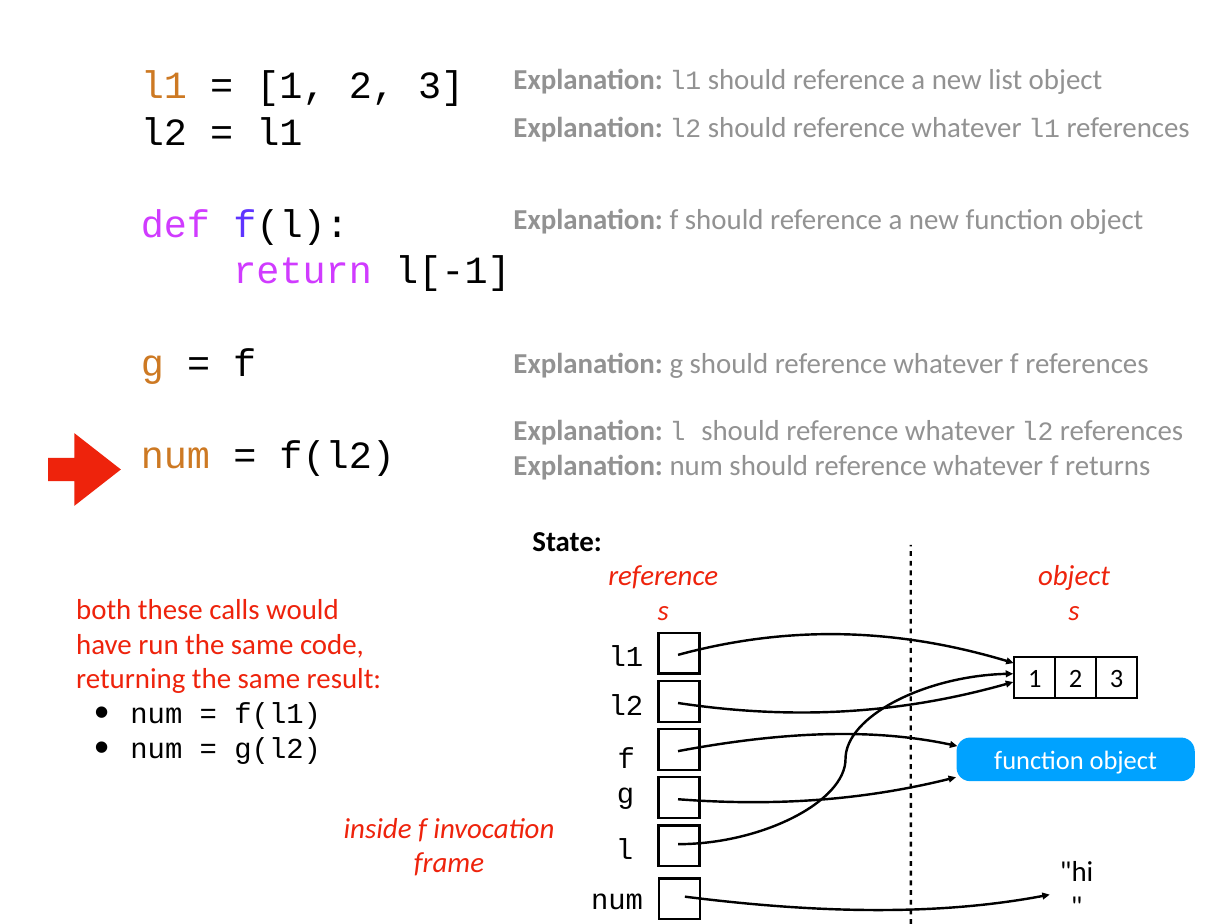
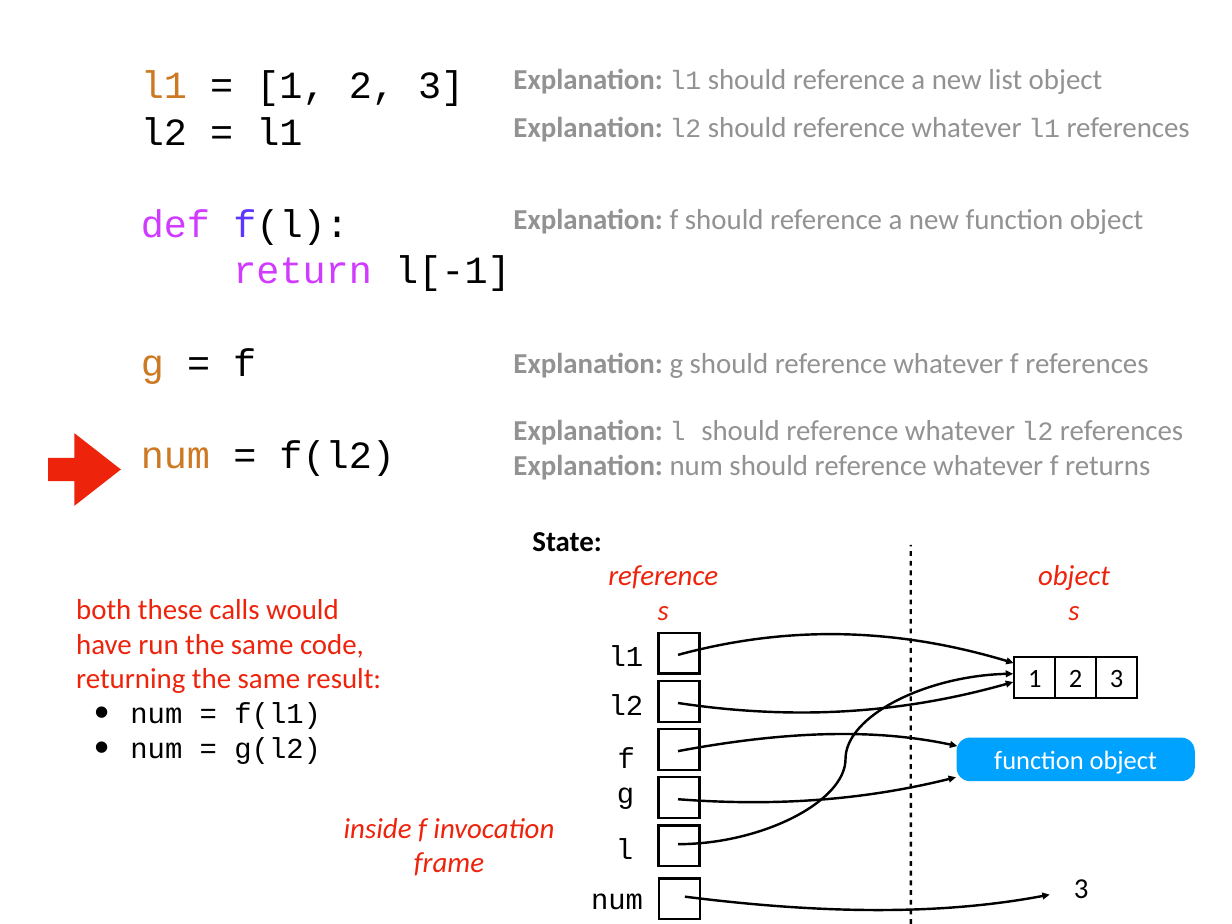
Before and after one commit to tylerharter/caraza-harter-com, a slide deck: slide 16 of tyler/meena/cs220/f21/materials/lec_24_F21.pptx. Drawn at 1232x924 pixels with LibreOffice and Linux fonts; fonts in the diff are those of the drawing. Boxes give left, top, right and bottom in pixels: in the first picture for what was removed or moved away, otherwise in the second. Text is boxed around its words. In the diff, an @@ line names an element or a change of style, - is before the commit and + after.

```diff
--- a/tyler/meena/cs220/f21/materials/lec_24_F21.pptx
+++ b/tyler/meena/cs220/f21/materials/lec_24_F21.pptx
@@ text at (x1=1074, y1=879, x2=1089, y2=899): text changed @@
-"hi"
+3
```
Also in this commit, not shown: 1 other slide changed, 3 other files.
